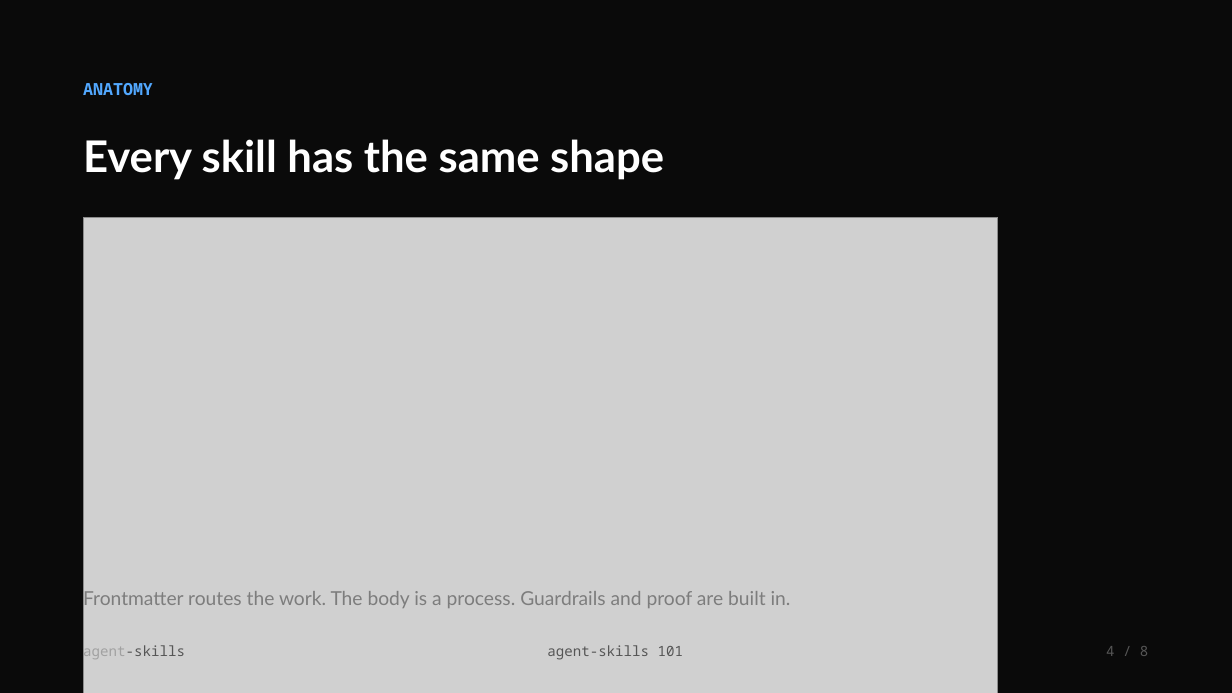
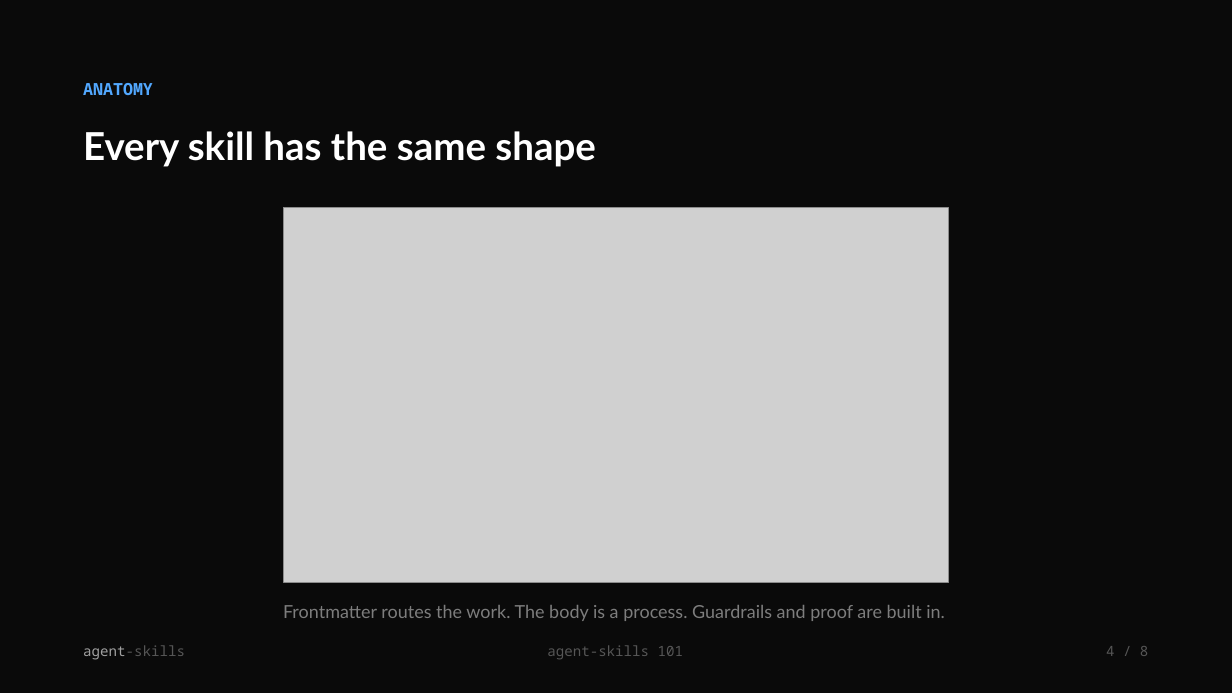
Before and after one commit to addyosmani/skills.addy.ie, a slide deck: slide 4 of public/teach/decks/agent-skills-101.pptx. Drawn at 1232x693 pixels with LibreOffice and Linux fonts; fonts in the diff are those of the drawing; grey boxes stand for pictures. Boxes give left, top, right and bottom in pixels: in the first picture for what was removed or moved away, otherwise in the second. Text is boxed around its words. In the diff, an @@ line names an element or a change of style, - is before the commit and + after.

Commit message:
Fix deck responsiveness and PPTX slide overflow
HTML decks:
- Mobile-first layout that adapts to the viewport instead of scaling a
  fixed 16:9 canvas down; switches to a framed 16:9 slide with
  container-query-unit text sizing only on larger landscape screens
- Text now always fits the slide (cqh units) so nothing overflows the canvas
- Added a 'best on desktop / rotate to landscape' hint on small portrait screens
- Larger tap targets for slide nav

PPTX decks:
- Constrain diagram images by height so they never run past the slide edge
- Trim font sizes and box geometry for safe vertical fit
- Verified every shape stays within the 7.5in slide bounds

```diff
--- a/public/teach/decks/agent-skills-101.pptx
+++ b/public/teach/decks/agent-skills-101.pptx
@@ text "Every skill has the same ...": place and size @@
-text "Every skill has the same ..." at (83, 139, 664, 180)
+text "Every skill has the same ..." at (83, 131, 596, 167)
@@ text "Every skill has the same ..." at (83, 131, 596, 167): size 34 to 30 pt @@
@@ picture: place and size @@
-picture at (83, 217, 998, 693)
+picture at (284, 208, 949, 582)
@@ text "Frontmatter routes the work. The ...": place and size @@
-text "Frontmatter routes the work. The ..." at (83, 589, 791, 610)
+text "Frontmatter routes the work. The ..." at (283, 605, 945, 621)
@@ text "Frontmatter routes the work. The ..." at (283, 605, 945, 621): size 15 to 14 pt; alignment left to centre @@
```
Also in this commit, not shown: 7 other slides changed, 7 other files.
